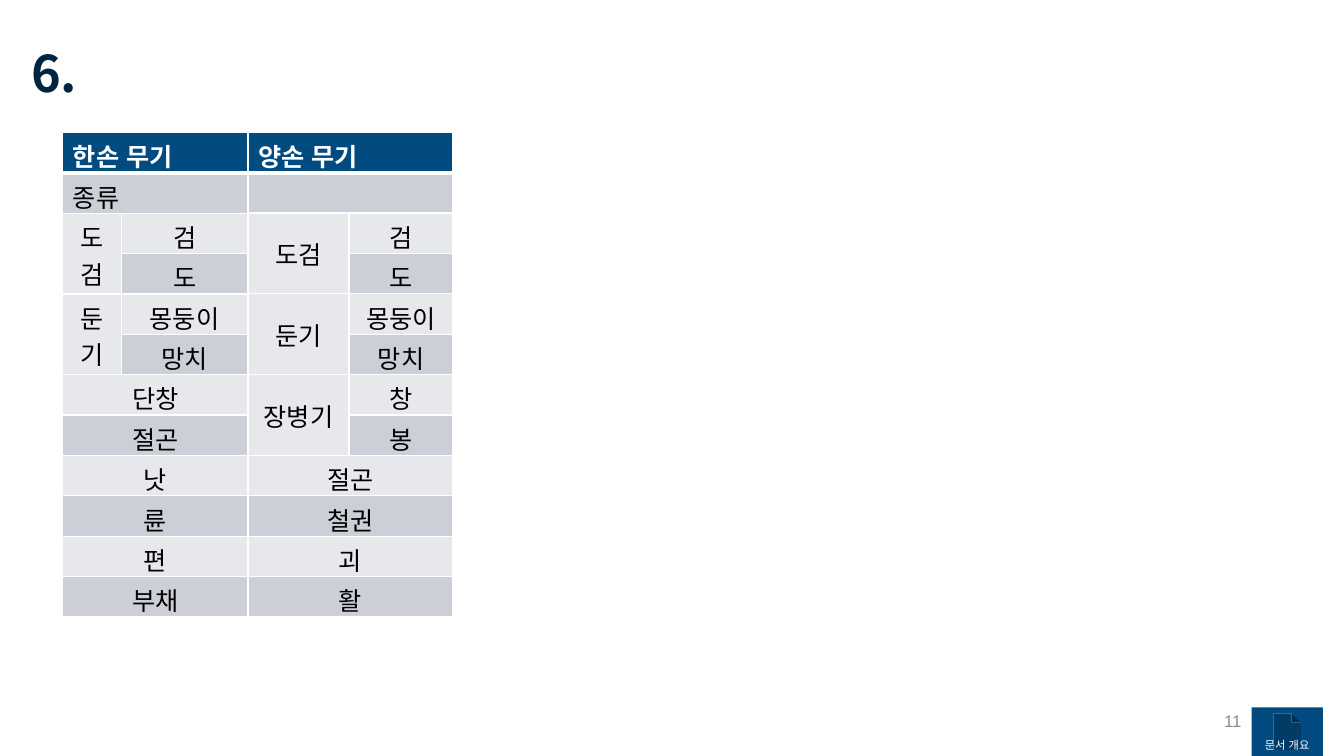
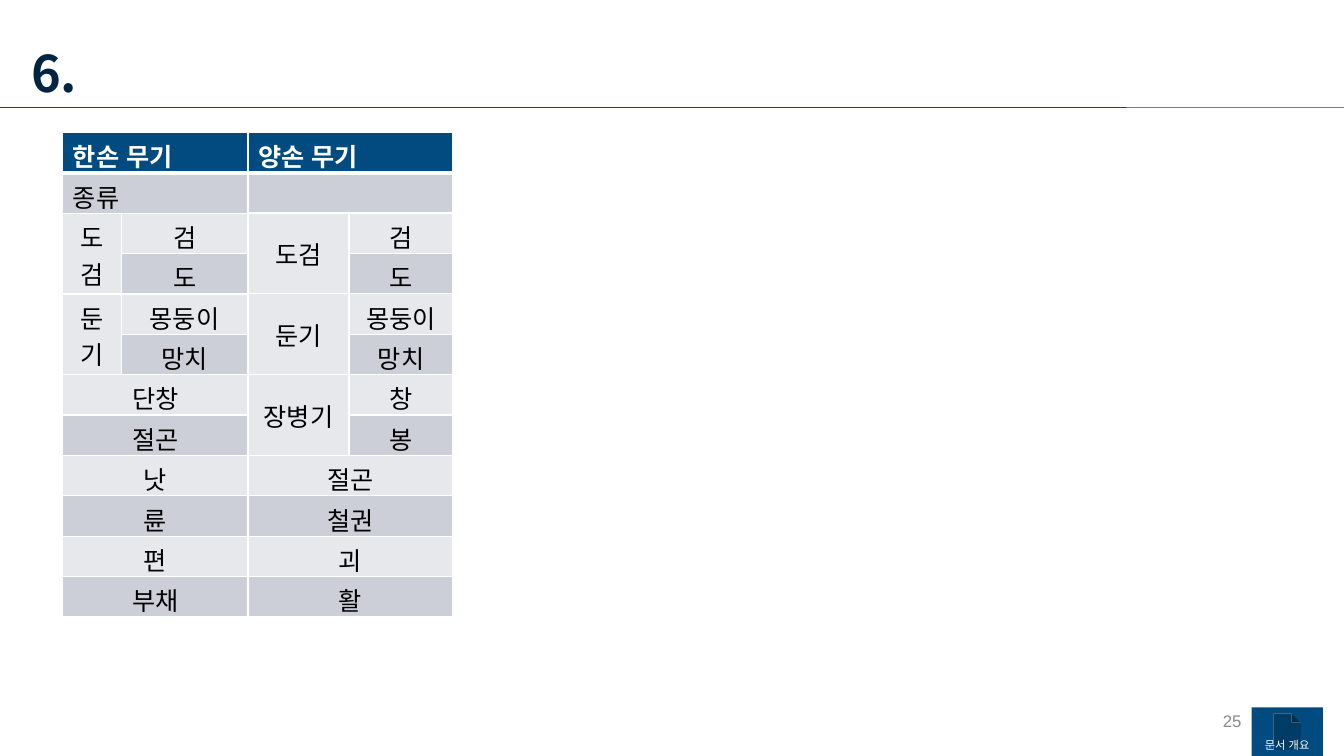
Before and after one commit to yjk0401/unityenginebasic_9th, a slide deck: slide 25 of 기획/메인 기획서.pptx (slide 11 before the commit). Drawn at 1344x756 pixels with LibreOffice and Linux fonts; fonts in the diff are those of the drawing. Boxes give left, top, right and bottom in pixels: in the first picture for what was removed or moved away, otherwise in the second. Text is boxed around its words. In the diff, an @@ line names an element or a change of style, - is before the commit and + after.

```diff
--- a/기획/메인 기획서.pptx
+++ b/기획/메인 기획서.pptx
@@ line added from (0, 108) to (1344, 108), #024B80 0.5 pt @@
@@ page number at [1223,715,1242,727]: text changed @@
-11
+25
```
Also in this commit, not shown: 4 other slides changed, 14 slides added, 1 other file.
